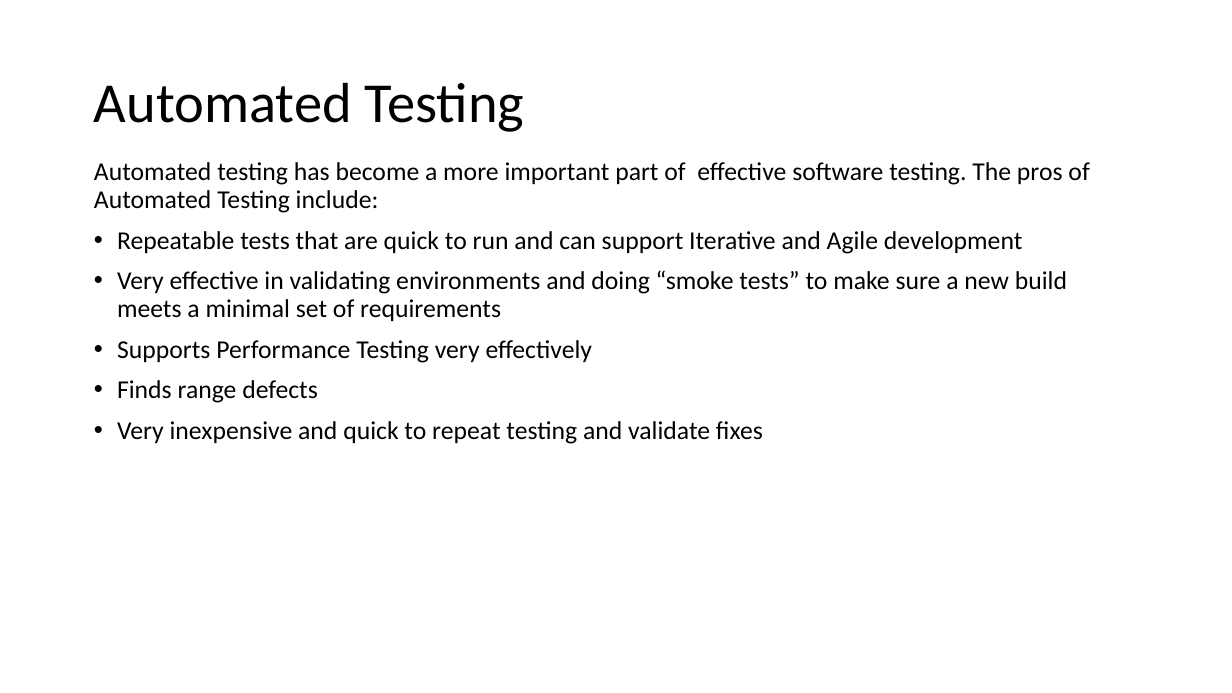
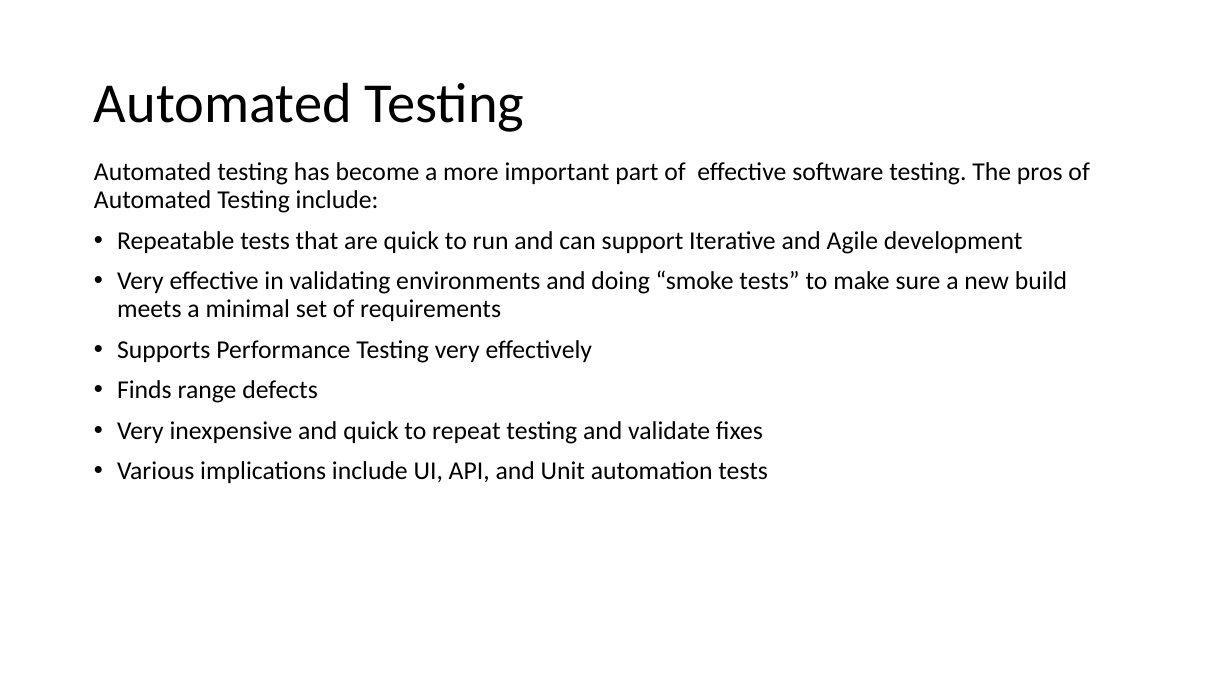
Before and after one commit to EricJPogue/www-epogue-info, a slide deck: slide 38 of CPSC-24500/Week05/2017SpringW05Slides.pptx. Drawn at 1232x693 pixels with LibreOffice and Linux fonts; fonts in the diff are those of the drawing. Boxes give left, top, right and bottom in pixels: in the first picture for what was removed or moved away, otherwise in the second. Text is boxed around its words. In the diff, an @@ line names an element or a change of style, - is before the commit and + after.

```diff
--- a/CPSC-24500/Week05/2017SpringW05Slides.pptx
+++ b/CPSC-24500/Week05/2017SpringW05Slides.pptx
@@ text at [117,461,768,483]: paragraph added @@
+• Various implications include UI, API, and Unit automation tests
```
Also in this commit, not shown: 1 other slide changed, 1 other file.
